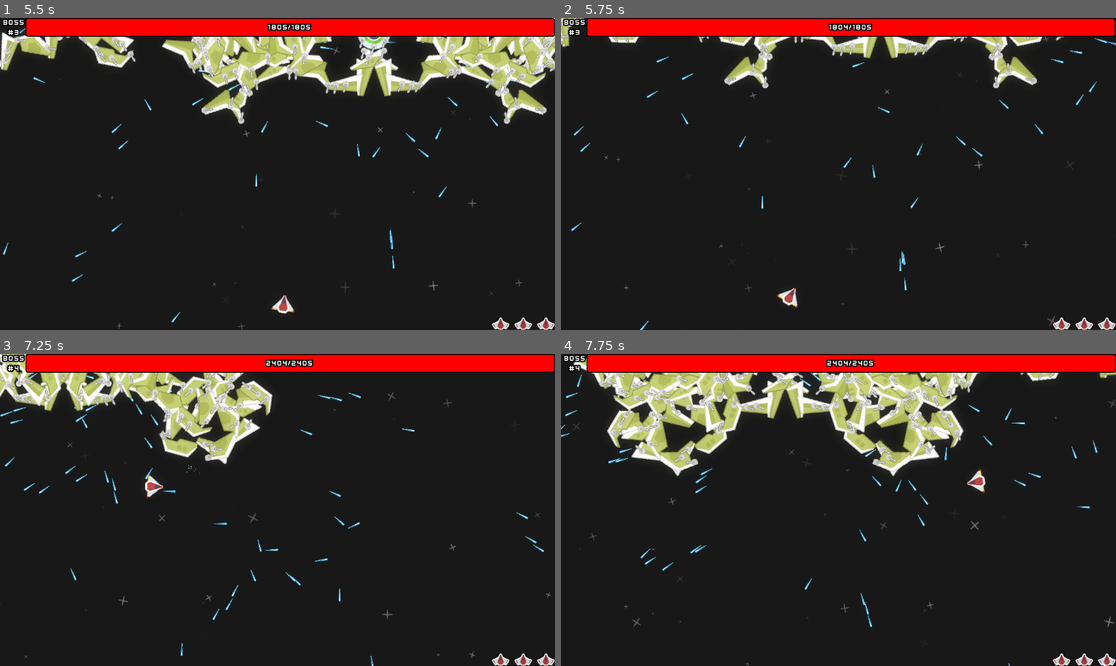
Above: before the commit, frames 1-4 (two rows, left to right).
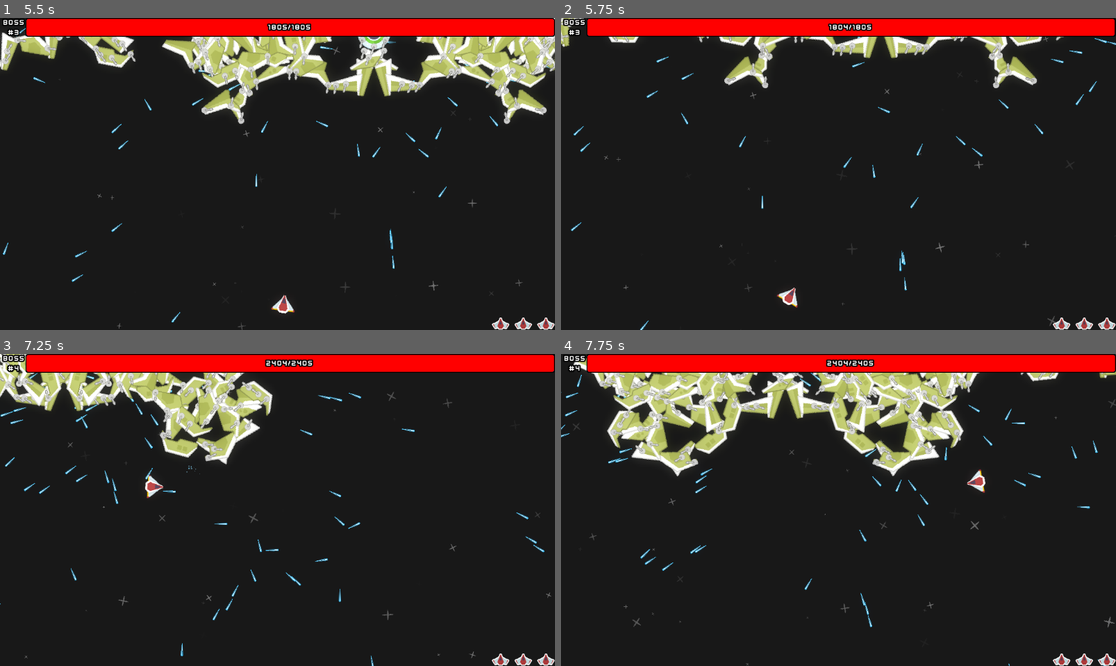
Above: after the commit, the same moments.

Repository: Noxalus/GMTK-2024
Game: Godot game, scene res://scenes/game.tscn
Two runs of this game, one before a commit and one after it. Both use one fixed random seed, a clock stepped at 60 frames per second and the inputs below. The engine's default icon, where the game draws it, is replaced by a stand-in: a white triangle on a blue panel in a dark square.
Inputs (mouse positions are in pixels of both pictures, inside the frame that each line leads up to):
- Up to frame 1 (5.5 s): move the mouse to (399, 158) at 0.52 s; hold D (move_right) 0.53-1.28 s; hold Shift (focus) 0.53-1.28 s; move the mouse to (166, 189) at 1.27 s; hold S (move_down) 1.28-2.03 s; tap Page Up (next_boss) at 1.35, 3.6 s; move the mouse to (333, 105) at 2.02 s; press the mouse at (333, 105) at 2.03 s; hold D (move_right) 2.03-2.78 s; move the mouse to (249, 236) at 2.77 s; release the mouse at (249, 236) at 2.78 s; hold W (move_up) 2.78-3.53 s; tap Shift (focus) at 2.85 s; move the mouse to (444, 220) at 3.52 s; hold A (move_left) 3.53-5.03 s; move the mouse to (111, 127) at 4.27 s; click (111, 127) at 4.35 s; move the mouse to (305, 174) at 5.02 s; hold S (move_down) from 5.03 s (still down); hold Shift (focus) from 5.03 s (still down)
- Up to frame 2 (5.75 s): keep holding S (move_down); keep holding Shift (focus)
- Up to frame 3 (7.25 s): move the mouse to (194, 432) at 5.77 s; release S (move_down) at 5.78 s; release Shift (focus) at 5.78 s; hold D (move_right) 5.78-6.53 s; tap Page Up (next_boss) at 5.85 s; move the mouse to (399, 494) at 6.52 s; press the mouse at (399, 494) at 6.53 s; hold W (move_up) from 6.53 s (still down)
- Up to frame 4 (7.75 s): move the mouse to (727, 525) at 7.27 s; release W (move_up) at 7.28 s; release the mouse at (727, 525) at 7.28 s; hold D (move_right) from 7.28 s (still down); tap Shift (focus) at 7.35 s

Frame 1 is identical in both runs. In frame 2, 0.4% of the frame differs, in the area x 0-100%, y 0-100%; in frame 3, 1.1%; in frame 4, 0.4%.

Commit message:
Adjust the camera shake.

Diff:
--- a/forever-warning/materials/blink.tres
+++ b/forever-warning/materials/blink.tres
@@ -4,4 +4,4 @@
 
 [resource]
 shader = ExtResource("1_ufsaa")
-shader_parameter/hit_opacity = 1.0
+shader_parameter/hit_opacity = 0.0
--- a/forever-warning/scripts/game.gd
+++ b/forever-warning/scripts/game.gd
@@ -102,7 +102,7 @@
 	instance.position = pos
 	instance.emitting = true
 	get_tree().current_scene.add_child(instance)
-	game.camera.shake(20)
+	game.camera.shake(7.5)
 	return instance
 
 func set_player(p):
--- a/forever-warning/scripts/player_bullet.gd
+++ b/forever-warning/scripts/player_bullet.gd
@@ -26,5 +26,5 @@
 			get_tree().current_scene.add_child(instance)
 			area.damage(1)
 			game.player.play_hit_sound()
-			game.camera.shake(5)
+			game.camera.shake(2.5)
 			queue_free()
